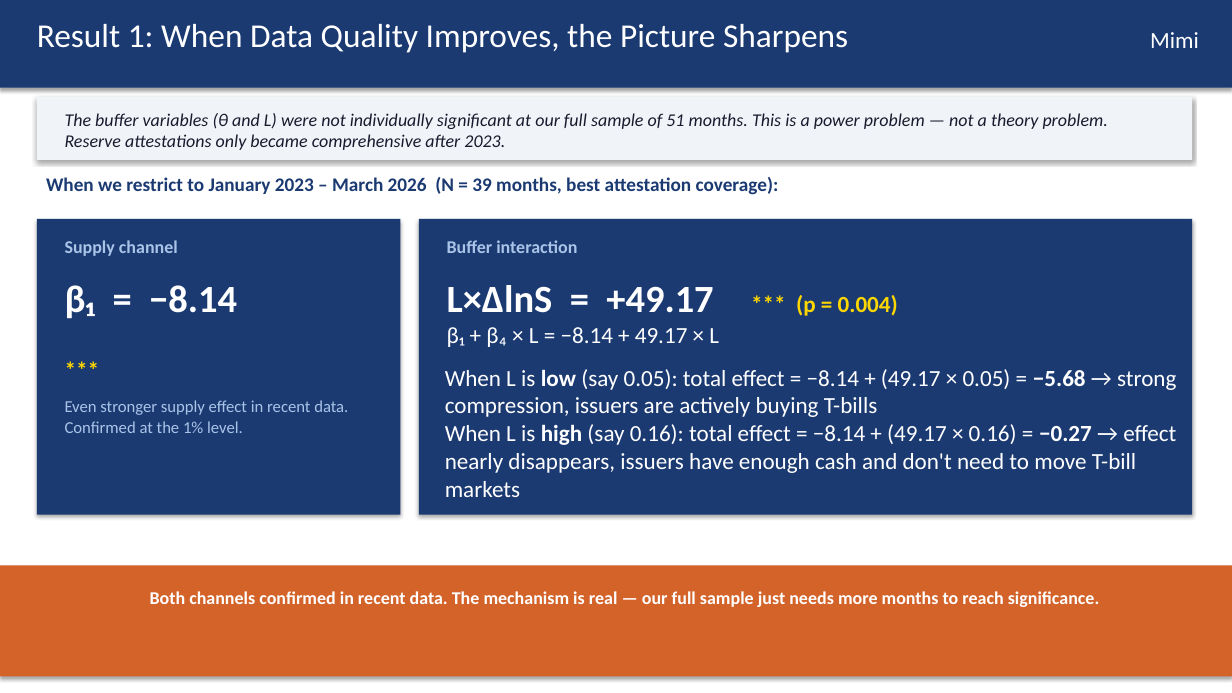
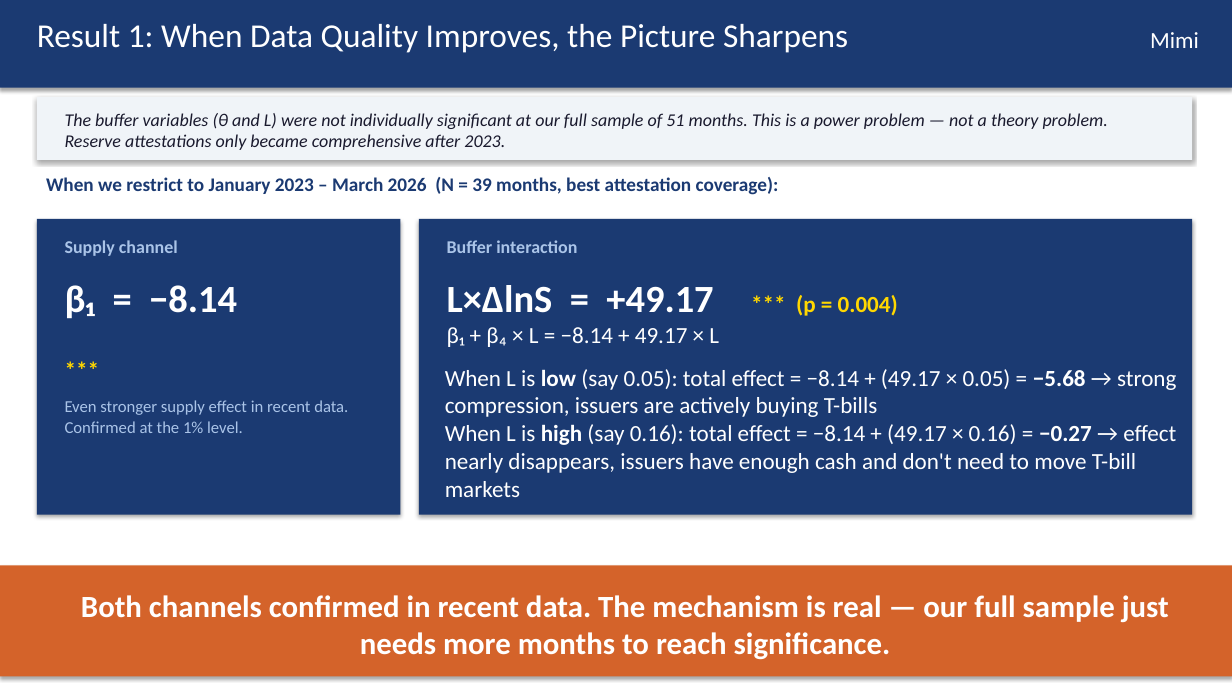
Before and after one commit to kimmireu0921/Stablecoins-and-the-Exorbitant-Privilege, a slide deck: slide 10 of FINAL_0512_Stablecoin_Exorbitant_Privilege.pptx. Drawn at 1232x693 pixels with LibreOffice and Linux fonts; fonts in the diff are those of the drawing. Boxes give left, top, right and bottom in pixels: in the first picture for what was removed or moved away, otherwise in the second. Text is boxed around its words. In the diff, an @@ line names an element or a change of style, - is before the commit and + after.

```diff
--- a/FINAL_0512_Stablecoin_Exorbitant_Privilege.pptx
+++ b/FINAL_0512_Stablecoin_Exorbitant_Privilege.pptx
@@ text "Both channels confirmed in recent ..." at (81, 595, 1169, 660): size 14 to 24 pt @@
```
Also in this commit, not shown: 3 other slides changed.
